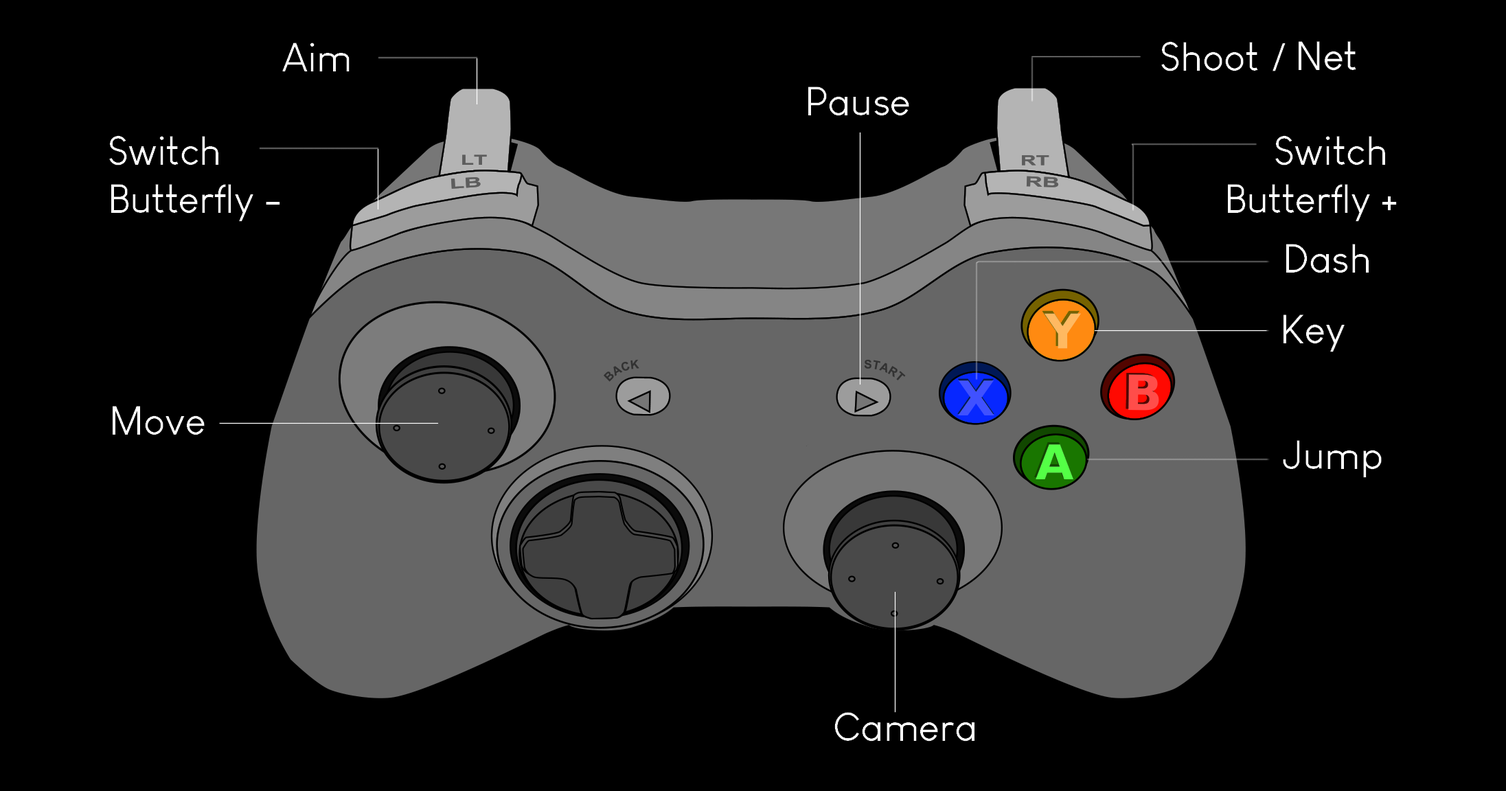
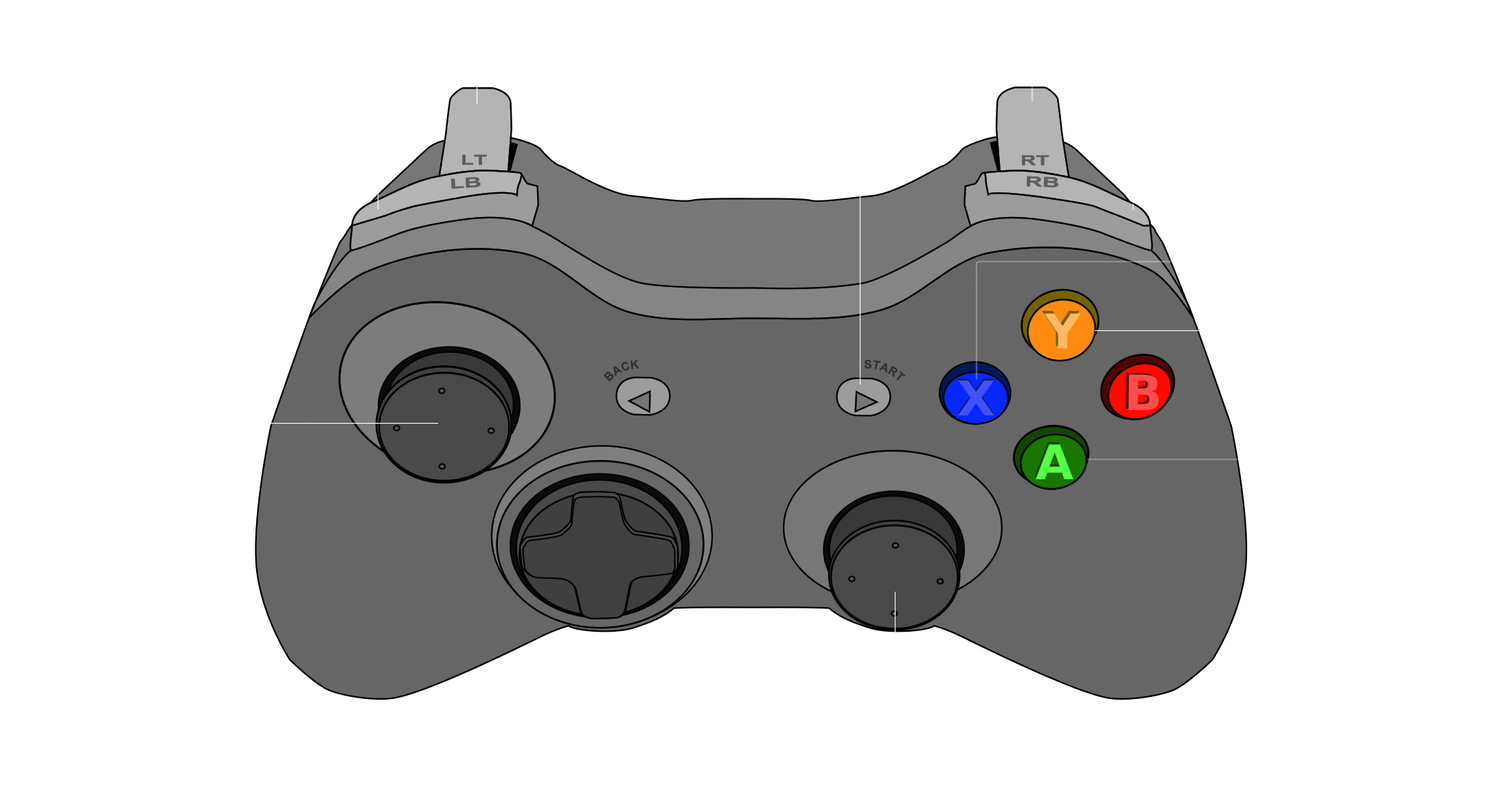
Layers edited between the first and the second w=1506, h=791 image:
hid "Calque 0" over bbox(0, 0, 1506, 791)
